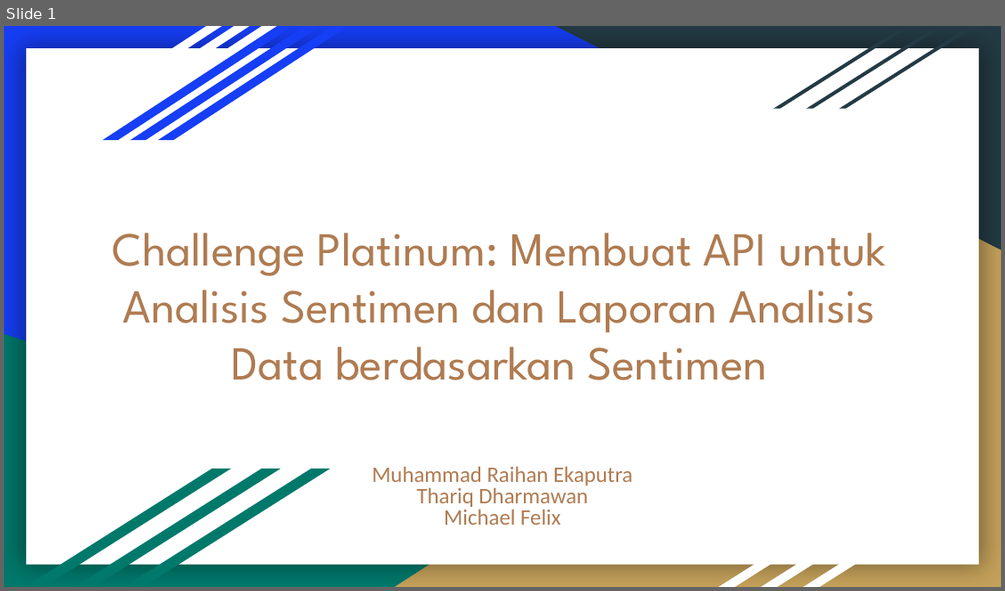
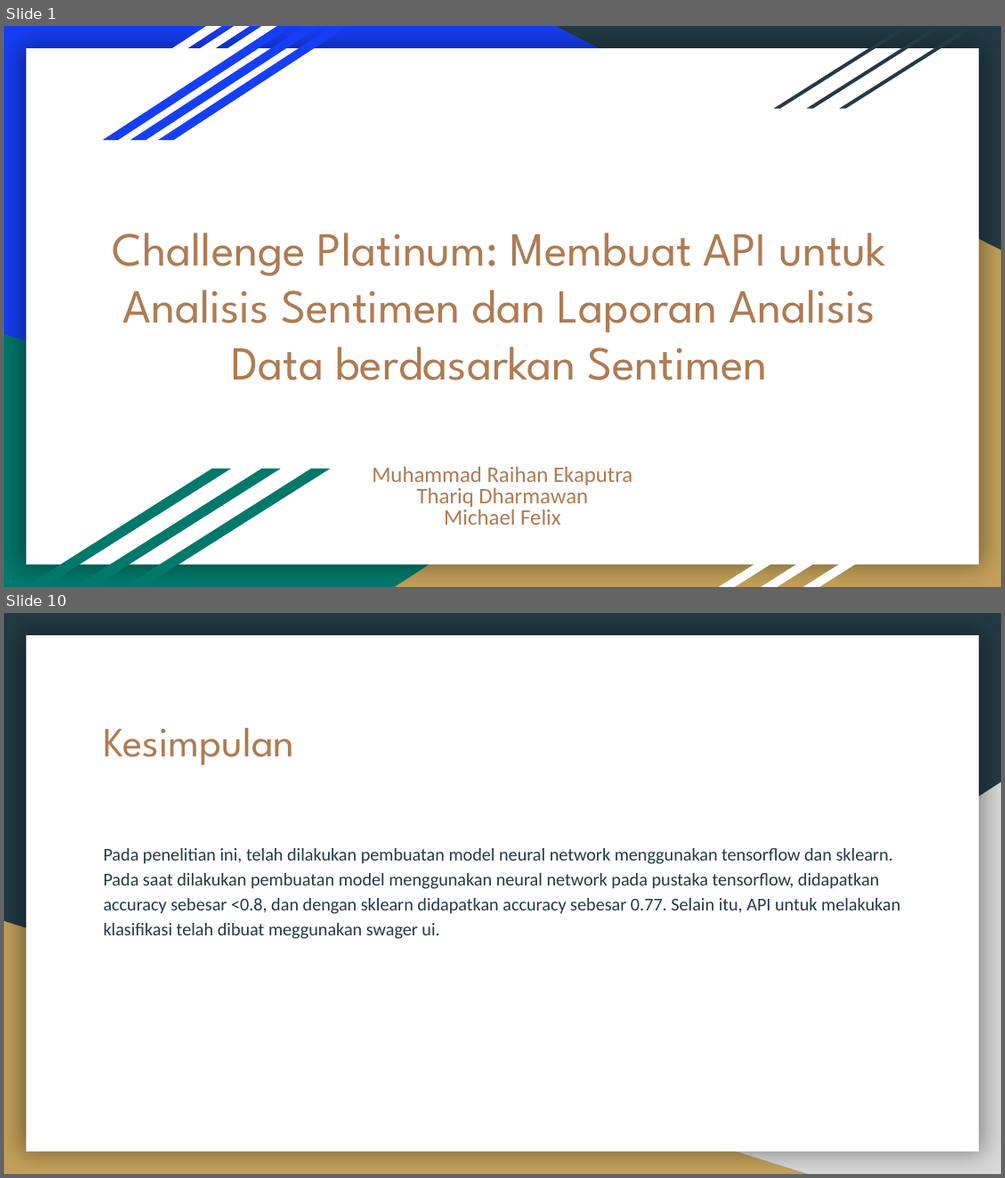
Before and after one commit to raihaneka50908/F_DSC2200908_08_Raihan_hate-speech_Platinum, a slide deck: Challenge Platinum_ Membuat API untuk Analisis Sentimen dan Laporan Analisis Data berdasarkan Sentimen.pptx. Shown one above the other, each under a label of ours: slide 1 before the commit, slides 1 and 10 after it; the slides between them are not shown. The pictures are 1005x591 and 1005x1178 pixels, drawn with LibreOffice and Linux fonts; fonts in the diff are those of the drawing. Boxes give left, top, right and bottom in pixels: in the first picture for what was removed or moved away, otherwise in the second. Text is boxed around its words. In the diff, an @@ line names an element or a change of style, - is before the commit and + after.

Commit message:
Update Challenge Platinum_ Membuat API untuk Analisis Sentimen dan Laporan Analisis Data berdasarkan Sentimen.pptx
PPT Final

```diff
--- a/Challenge Platinum_ Membuat API untuk Analisis Sentimen dan Laporan Analisis Data berdasarkan Sentimen.pptx
+++ b/Challenge Platinum_ Membuat API untuk Analisis Sentimen dan Laporan Analisis Data berdasarkan Sentimen.pptx
@@ slide 10 added at [4,613,1001,1174], background #233A44; not listed: 1 template element that a slide beside it also shows @@
@@ title added at [104,728,295,765], 30 pt, text #AF7B51 @@
+Kesimpulan
@@ right triangle added at [395,782,1001,1174], fill #D9D9D9 @@
@@ text added at [104,848,900,939], 13 pt, text #233A44 @@
+Pada penelitian ini, telah dilakukan pembuatan model neural network menggunakan tensorflow dan sklearn. Pada saat dilakukan pembuatan model menggunakan neural network pada pustaka tensorflow, didapatkan accuracy sebesar <0.8, dan dengan sklearn didapatkan accuracy sebesar 0.77. Selain itu, API untuk melakukan klasifikasi telah dibuat meggunakan swager ui.
@@ right triangle added at [4,921,808,1174], fill #C4A15A @@
```
Also in this commit, not shown: 2 slides changed, 6 other slides added, 5 slides removed.
